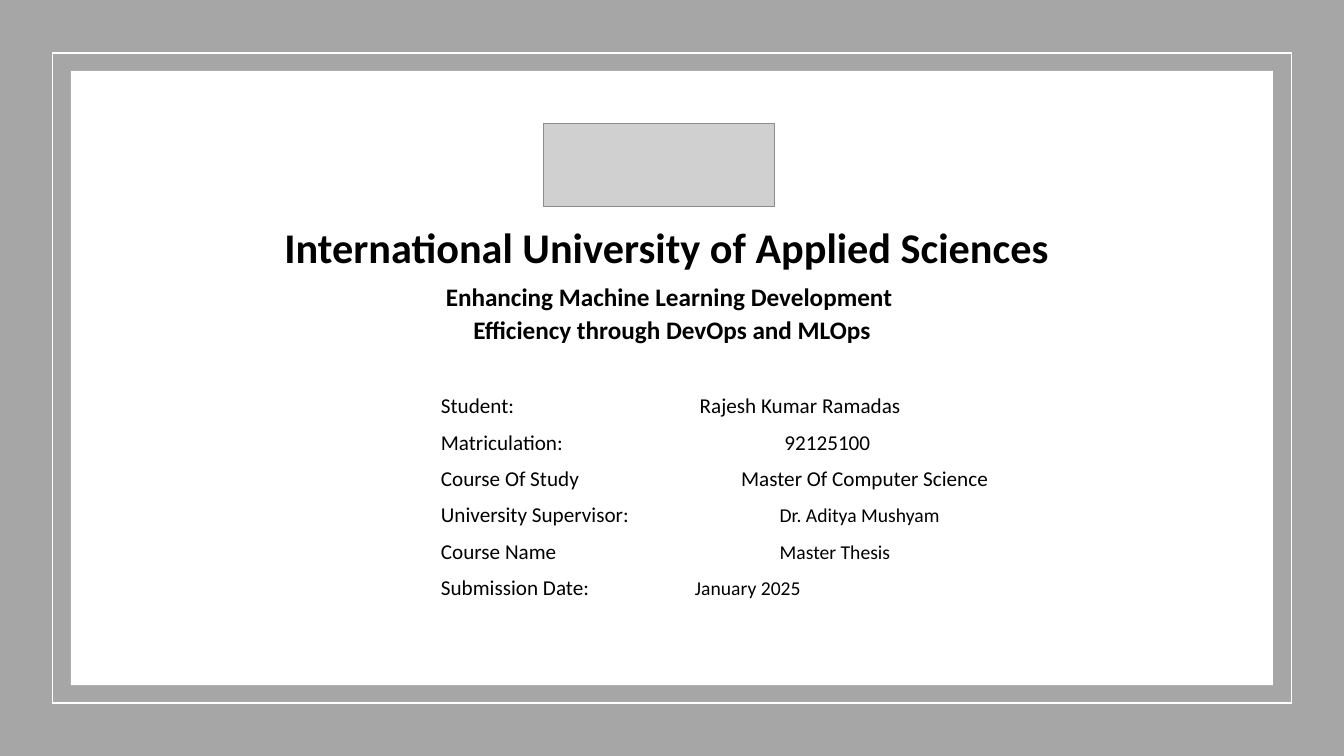
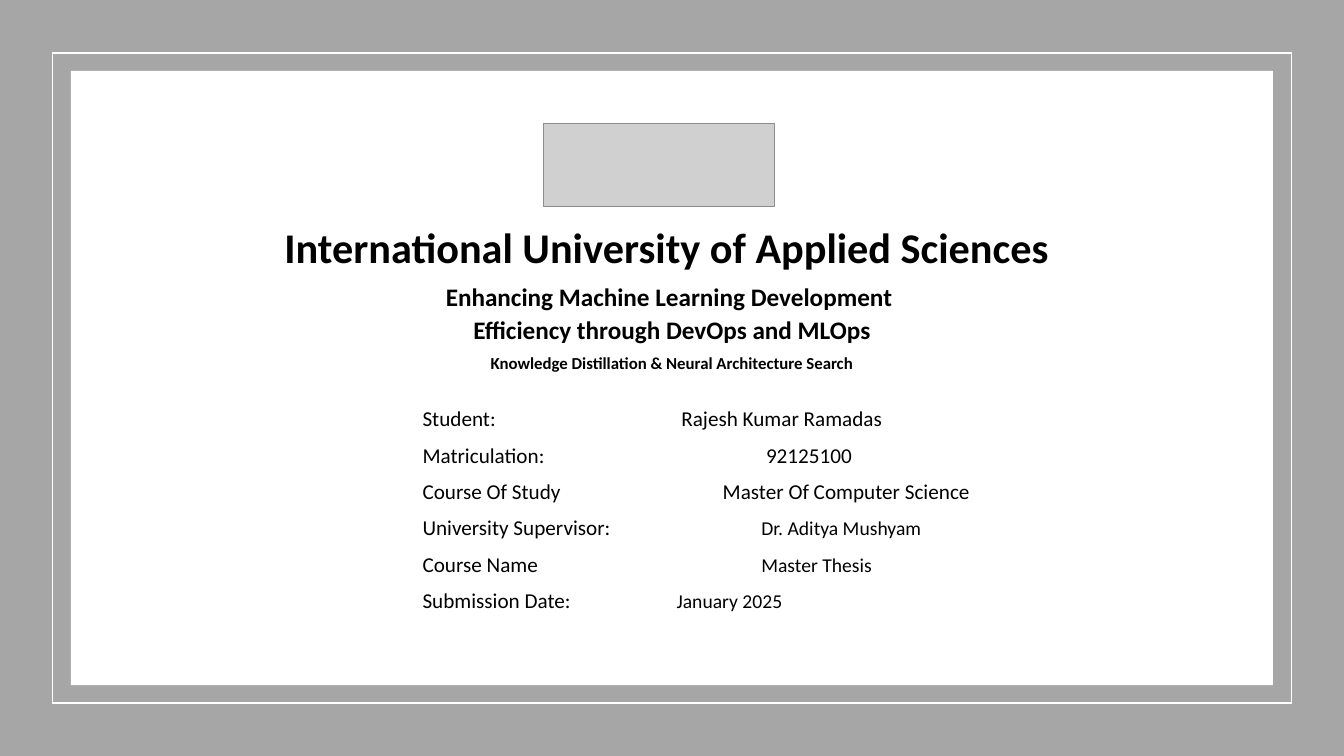
Before and after one commit to RajeshRamadas/yolov8-model-optimization, a slide deck: slide 1 of 01-Project-management/presentation/KnowledgeDistillation.pptx. Drawn at 1344x756 pixels with LibreOffice and Linux fonts; fonts in the diff are those of the drawing; grey boxes stand for pictures. Boxes give left, top, right and bottom in pixels: in the first picture for what was removed or moved away, otherwise in the second. Text is boxed around its words. In the diff, an @@ line names an element or a change of style, - is before the commit and + after.

```diff
--- a/01-Project-management/presentation/KnowledgeDistillation.pptx
+++ b/01-Project-management/presentation/KnowledgeDistillation.pptx
@@ text at bbox=[491, 357, 852, 372]: paragraph added @@
+Knowledge Distillation & Neural Architecture Search
@@ text "Student: Rajesh Kumar Ramadas": place and size @@
-text "Student: Rajesh Kumar Ramadas" at bbox=[441, 398, 988, 598]
+text "Student: Rajesh Kumar Ramadas" at bbox=[423, 411, 970, 611]
```
Also in this commit, not shown: 4 other slides changed, 9 slides added, 2 slides removed.
